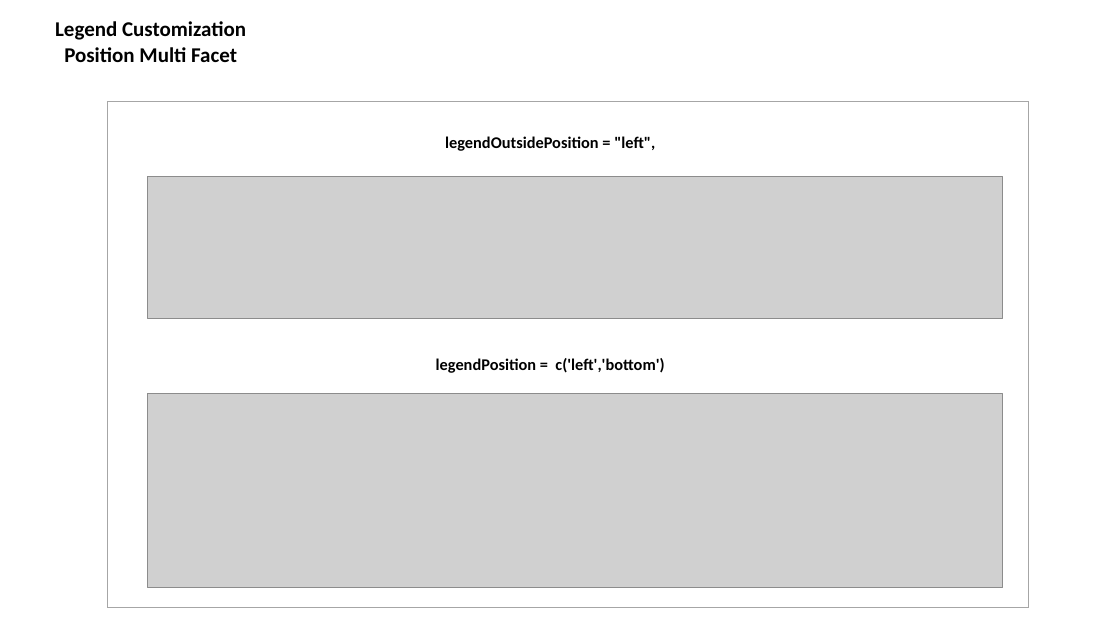
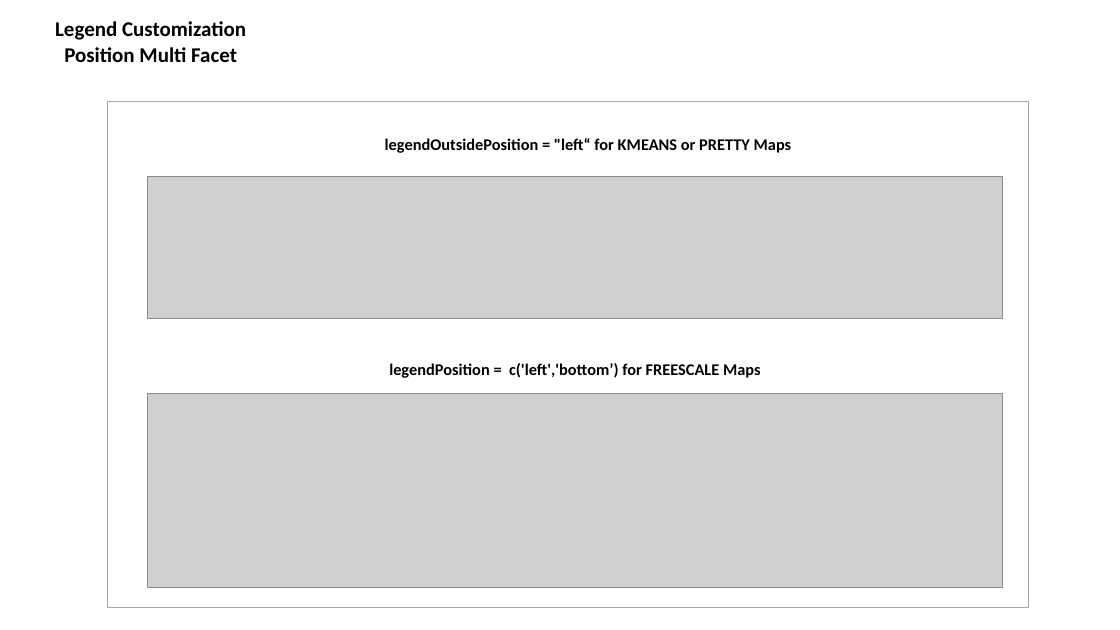
Before and after one commit to JGCRI/rmap, a slide deck: slide 36 of vignettes/vignetteFigs/00vignetteFigs.pptx. Drawn at 1120x630 pixels with LibreOffice and Linux fonts; fonts in the diff are those of the drawing; grey boxes stand for pictures. Boxes give left, top, right and bottom in pixels: in the first picture for what was removed or moved away, otherwise in the second. Text is boxed around its words. In the diff, an @@ line names an element or a change of style, - is before the commit and + after.

Commit message:
Updating legend customization documentation

```diff
--- a/vignettes/vignetteFigs/00vignetteFigs.pptx
+++ b/vignettes/vignetteFigs/00vignetteFigs.pptx
@@ text at bbox=[385, 138, 792, 153]: text changed @@
-legendOutsidePosition = "left",
+legendOutsidePosition = "left“ for KMEANS or PRETTY Maps
@@ text at bbox=[389, 363, 761, 378]: text changed @@
-legendPosition = c('left','bottom')
+legendPosition = c('left','bottom’) for FREESCALE Maps
```
Also in this commit, not shown: 1 slide added, 3 other files.
